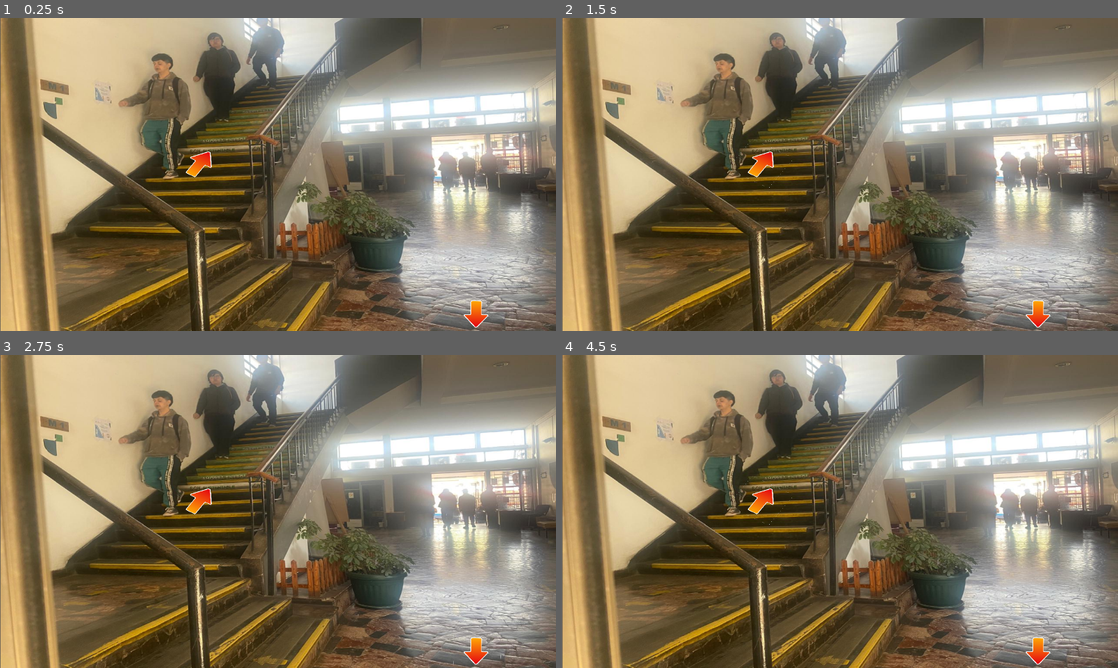
Above: before the commit, frames 1-4 (two rows, left to right).
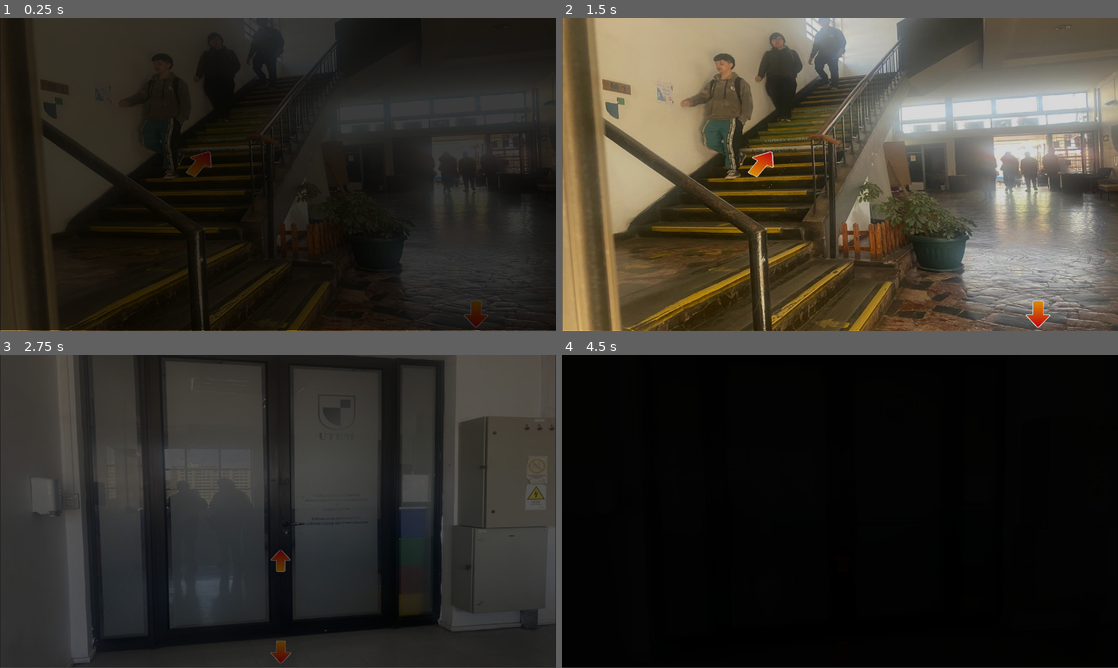
Above: after the commit, the same moments.

Repository: NetworkADN/GBA
Game: Godot game, scene res://Scenes/Entradas/Escaleras_Lab.tscn
Same seed, same stepped clock (60 frames per second), same inputs: the game is played once before the commit and once after it. This scene is started directly instead of the project's main scene.
Inputs (mouse positions are in pixels of both pictures, inside the frame that each line leads up to):
- Up to frame 1 (0.25 s): no input
- Up to frame 2 (1.5 s): click (762, 161) at 0.52 s; click (762, 161) at 1.27 s
- Up to frame 3 (2.75 s): click (478, 649) at 2.02 s
- Up to frame 4 (4.5 s): click (840, 561) at 2.77 s; click (845, 652) at 3.52 s; click (762, 498) at 4.27 s

The runs differ from the first frame. In frame 1, 100% of the frame differs, in the area x 0-100%, y 0-100%; in frame 2, 35%; in frame 3, 92%; in frame 4, 100%.

Commit message:
add transitions

Diff:
--- a/GDTrabajo de titulo/Scenes/Entradas/Escaleras_Lab.tscn
+++ b/GDTrabajo de titulo/Scenes/Entradas/Escaleras_Lab.tscn
@@ -1,11 +1,99 @@
-[gd_scene load_steps=4 format=3 uid="uid://x1wc15hwtbgj"]
+[gd_scene load_steps=8 format=3 uid="uid://x1wc15hwtbgj"]
 
-[ext_resource type="Script" path="res://Scripts/entrada.gd" id="1_j3wp6"]
+[ext_resource type="Script" path="res://Scenes/Entradas/escaleras_lab.gd" id="1_32geu"]
 [ext_resource type="Texture2D" uid="uid://dmuw3a1w4sccl" path="res://background/Escaleras Labs.jpg" id="2_vwid5"]
 [ext_resource type="Texture2D" uid="uid://due0ycww4ijgt" path="res://assets/arrow_up.png" id="3_g6rt3"]
 
+[sub_resource type="Animation" id="Animation_1tse1"]
+resource_name = "fade_out"
+tracks/0/type = "value"
+tracks/0/imported = false
+tracks/0/enabled = true
+tracks/0/path = NodePath("Transition/ColorRect:self_modulate")
+tracks/0/interp = 1
+tracks/0/loop_wrap = true
+tracks/0/keys = {
+"times": PackedFloat32Array(0, 0.9),
+"transitions": PackedFloat32Array(1, 1),
+"update": 0,
+"values": [Color(1, 1, 1, 0), Color(1, 1, 1, 1)]
+}
+tracks/1/type = "value"
+tracks/1/imported = false
+tracks/1/enabled = true
+tracks/1/path = NodePath("Transition/ColorRect:visible")
+tracks/1/interp = 1
+tracks/1/loop_wrap = true
+tracks/1/keys = {
+"times": PackedFloat32Array(0),
+"transitions": PackedFloat32Array(1),
+"update": 1,
+"values": [true]
+}
+
+[sub_resource type="Animation" id="Animation_i0amt"]
+length = 0.001
+tracks/0/type = "value"
+tracks/0/imported = false
+tracks/0/enabled = true
+tracks/0/path = NodePath("Transition/ColorRect:self_modulate")
+tracks/0/interp = 1
+tracks/0/loop_wrap = true
+tracks/0/keys = {
+"times": PackedFloat32Array(0),
+"transitions": PackedFloat32Array(1),
+"update": 0,
+"values": [Color(1, 1, 1, 1)]
+}
+tracks/1/type = "value"
+tracks/1/imported = false
+tracks/1/enabled = true
+tracks/1/path = NodePath("Transition/ColorRect:visible")
+tracks/1/interp = 1
+tracks/1/loop_wrap = true
+tracks/1/keys = {
+"times": PackedFloat32Array(0),
+"transitions": PackedFloat32Array(1),
+"update": 1,
+"values": [true]
+}
+
+[sub_resource type="Animation" id="Animation_l0obv"]
+resource_name = "fade_in"
+tracks/0/type = "value"
+tracks/0/imported = false
+tracks/0/enabled = true
+tracks/0/path = NodePath("Transition/ColorRect:self_modulate")
+tracks/0/interp = 1
+tracks/0/loop_wrap = true
+tracks/0/keys = {
+"times": PackedFloat32Array(0, 1),
+"transitions": PackedFloat32Array(1, 1),
+"update": 0,
+"values": [Color(1, 1, 1, 1), Color(1, 1, 1, 0)]
+}
+tracks/1/type = "value"
+tracks/1/imported = false
+tracks/1/enabled = true
+tracks/1/path = NodePath("Transition/ColorRect:visible")
+tracks/1/interp = 1
+tracks/1/loop_wrap = true
+tracks/1/keys = {
+"times": PackedFloat32Array(1),
+"transitions": PackedFloat32Array(1),
+"update": 1,
+"values": [false]
+}
+
+[sub_resource type="AnimationLibrary" id="AnimationLibrary_bty0q"]
+_data = {
+"RESET": SubResource("Animation_i0amt"),
+"fade_in": SubResource("Animation_l0obv"),
+"fade_out": SubResource("Animation_1tse1")
+}
+
 [node name="Node2D" type="Node2D"]
-script = ExtResource("1_j3wp6")
+script = ExtResource("1_32geu")
 
 [node name="ParallaxBackground" type="ParallaxBackground" parent="."]
 
@@ -16,7 +104,7 @@
 scale = Vector2(0.999219, 0.751042)
 texture = ExtResource("2_vwid5")
 
-[node name="Sprite2D" type="Button" parent="ParallaxBackground/ParallaxLayer/Escaleras_Lab"]
+[node name="Button" type="Button" parent="ParallaxBackground/ParallaxLayer/Escaleras_Lab"]
 offset_left = -201.658
 offset_top = -108.516
 offset_right = 1342.34
@@ -26,7 +114,7 @@
 icon = ExtResource("3_g6rt3")
 flat = true
 
-[node name="Sprite2D2" type="Button" parent="ParallaxBackground/ParallaxLayer/Escaleras_Lab"]
+[node name="Button2" type="Button" parent="ParallaxBackground/ParallaxLayer/Escaleras_Lab"]
 anchors_preset = -1
 anchor_left = -5.07
 anchor_top = -0.633
@@ -43,4 +131,16 @@
 icon_alignment = 1
 expand_icon = true
 
-[connection signal="pressed" from="ParallaxBackground/ParallaxLayer/Escaleras_Lab/Sprite2D" to="." method="_on_sprite_2d_pressed"]
+[node name="Transition" type="AnimationPlayer" parent="ParallaxBackground/ParallaxLayer/Escaleras_Lab"]
+libraries = {
+"": SubResource("AnimationLibrary_bty0q")
+}
+
+[node name="ColorRect" type="ColorRect" parent="ParallaxBackground/ParallaxLayer/Escaleras_Lab/Transition"]
+offset_right = 1282.0
+offset_bottom = 719.0
+color = Color(0, 0, 0, 1)
+
+[connection signal="pressed" from="ParallaxBackground/ParallaxLayer/Escaleras_Lab/Button" to="." method="_on_button_pressed"]
+[connection signal="pressed" from="ParallaxBackground/ParallaxLayer/Escaleras_Lab/Button2" to="." method="_on_button_2_pressed"]
+[connection signal="animation_finished" from="ParallaxBackground/ParallaxLayer/Escaleras_Lab/Transition" to="." method="_on_transition_animation_finished"]
--- /dev/null
+++ b/GDTrabajo de titulo/Scenes/Entradas/entrada.gd
@@ -0,0 +1,23 @@
+extends Node2D
+
+@onready var transition = $ParallaxBackground/ParallaxLayer/Entrada/Transition
+
+var next_scene = ""
+
+# Called when the node enters the scene tree for the first time.
+func _ready() -> void:
+	transition.play("fade_in")
+
+# Función para el primer botón
+func _on_button_pressed() -> void:
+	next_scene = "res://Scenes/Patios/Patio_1.tscn"
+	transition.play("fade_out")
+
+# Función para el segundo botón
+func _on_button_2_pressed() -> void:
+	next_scene = "res://Scenes/Entradas/Escaleras_Lab.tscn"
+	transition.play("fade_out")
+
+# Función para el cambio de escena
+func _on_transition_animation_finished(anim_name: StringName) -> void:
+	get_tree().change_scene_to_file(next_scene)
--- a/GDTrabajo de titulo/Scenes/Entradas/entrada.tscn
+++ b/GDTrabajo de titulo/Scenes/Entradas/entrada.tscn
@@ -1,11 +1,99 @@
-[gd_scene load_steps=4 format=3 uid="uid://bgr732mvotfq"]
+[gd_scene load_steps=8 format=3 uid="uid://bgr732mvotfq"]
 
-[ext_resource type="Script" path="res://Scripts/entrada.gd" id="1_8drgp"]
+[ext_resource type="Script" path="res://Scenes/Entradas/entrada.gd" id="1_8dx7u"]
 [ext_resource type="Texture2D" uid="uid://dptyiv2g3saqb" path="res://background/Entrada.jpg" id="2_ji11c"]
 [ext_resource type="Texture2D" uid="uid://due0ycww4ijgt" path="res://assets/arrow_up.png" id="3_abdj4"]
 
+[sub_resource type="Animation" id="Animation_1tse1"]
+resource_name = "fade_out"
+tracks/0/type = "value"
+tracks/0/imported = false
+tracks/0/enabled = true
+tracks/0/path = NodePath("Transition/ColorRect:self_modulate")
+tracks/0/interp = 1
+tracks/0/loop_wrap = true
+tracks/0/keys = {
+"times": PackedFloat32Array(0, 0.9),
+"transitions": PackedFloat32Array(1, 1),
+"update": 0,
+"values": [Color(1, 1, 1, 0), Color(1, 1, 1, 1)]
+}
+tracks/1/type = "value"
+tracks/1/imported = false
+tracks/1/enabled = true
+tracks/1/path = NodePath("Transition/ColorRect:visible")
+tracks/1/interp = 1
+tracks/1/loop_wrap = true
+tracks/1/keys = {
+"times": PackedFloat32Array(0),
+"transitions": PackedFloat32Array(1),
+"update": 1,
+"values": [true]
+}
+
+[sub_resource type="Animation" id="Animation_i0amt"]
+length = 0.001
+tracks/0/type = "value"
+tracks/0/imported = false
+tracks/0/enabled = true
+tracks/0/path = NodePath("Transition/ColorRect:self_modulate")
+tracks/0/interp = 1
+tracks/0/loop_wrap = true
+tracks/0/keys = {
+"times": PackedFloat32Array(0),
+"transitions": PackedFloat32Array(1),
+"update": 0,
+"values": [Color(1, 1, 1, 1)]
+}
+tracks/1/type = "value"
+tracks/1/imported = false
+tracks/1/enabled = true
+tracks/1/path = NodePath("Transition/ColorRect:visible")
+tracks/1/interp = 1
+tracks/1/loop_wrap = true
+tracks/1/keys = {
+"times": PackedFloat32Array(0),
+"transitions": PackedFloat32Array(1),
+"update": 1,
+"values": [true]
+}
+
+[sub_resource type="Animation" id="Animation_l0obv"]
+resource_name = "fade_in"
+tracks/0/type = "value"
+tracks/0/imported = false
+tracks/0/enabled = true
+tracks/0/path = NodePath("Transition/ColorRect:self_modulate")
+tracks/0/interp = 1
+tracks/0/loop_wrap = true
+tracks/0/keys = {
+"times": PackedFloat32Array(0, 1),
+"transitions": PackedFloat32Array(1, 1),
+"update": 0,
+"values": [Color(1, 1, 1, 1), Color(1, 1, 1, 0)]
+}
+tracks/1/type = "value"
+tracks/1/imported = false
+tracks/1/enabled = true
+tracks/1/path = NodePath("Transition/ColorRect:visible")
+tracks/1/interp = 1
+tracks/1/loop_wrap = true
+tracks/1/keys = {
+"times": PackedFloat32Array(1),
+"transitions": PackedFloat32Array(1),
+"update": 1,
+"values": [false]
+}
+
+[sub_resource type="AnimationLibrary" id="AnimationLibrary_bty0q"]
+_data = {
+"RESET": SubResource("Animation_i0amt"),
+"fade_in": SubResource("Animation_l0obv"),
+"fade_out": SubResource("Animation_1tse1")
+}
+
 [node name="Node2D" type="Node2D"]
-script = ExtResource("1_8drgp")
+script = ExtResource("1_8dx7u")
 
 [node name="ParallaxBackground" type="ParallaxBackground" parent="."]
 
@@ -16,7 +104,7 @@
 scale = Vector2(0.999219, 0.751042)
 texture = ExtResource("2_ji11c")
 
-[node name="Sprite2D" type="Button" parent="ParallaxBackground/ParallaxLayer/Entrada"]
+[node name="Button" type="Button" parent="ParallaxBackground/ParallaxLayer/Entrada"]
 offset_left = -34.5269
 offset_top = 60.5825
 offset_right = 1363.47
@@ -27,17 +115,28 @@
 icon_alignment = 1
 expand_icon = true
 
-[node name="Sprite2D2" type="Button" parent="ParallaxBackground/ParallaxLayer/Entrada"]
-offset_left = 168.632
-offset_top = -52.5936
-offset_right = 1303.63
-offset_bottom = 1061.41
-rotation = 1.56664
+[node name="Button2" type="Button" parent="ParallaxBackground/ParallaxLayer/Entrada"]
+offset_left = 161.626
+offset_top = -68.5714
+offset_right = 1559.62
+offset_bottom = 1088.43
+rotation = 1.56947
 scale = Vector2(0.0722657, 0.069987)
 icon = ExtResource("3_abdj4")
 flat = true
 icon_alignment = 1
 expand_icon = true
 
-[connection signal="pressed" from="ParallaxBackground/ParallaxLayer/Entrada/Sprite2D" to="." method="_on_sprite_2d_pressed"]
-[connection signal="pressed" from="ParallaxBackground/ParallaxLayer/Entrada/Sprite2D2" to="." method="_on_sprite_2d_pressed"]
+[node name="Transition" type="AnimationPlayer" parent="ParallaxBackground/ParallaxLayer/Entrada"]
+libraries = {
+"": SubResource("AnimationLibrary_bty0q")
+}
+
+[node name="ColorRect" type="ColorRect" parent="ParallaxBackground/ParallaxLayer/Entrada/Transition"]
+offset_right = 1282.0
+offset_bottom = 719.0
+color = Color(0, 0, 0, 1)
+
+[connection signal="pressed" from="ParallaxBackground/ParallaxLayer/Entrada/Button" to="." method="_on_button_pressed"]
+[connection signal="pressed" from="ParallaxBackground/ParallaxLayer/Entrada/Button2" to="." method="_on_button_2_pressed"]
+[connection signal="animation_finished" from="ParallaxBackground/ParallaxLayer/Entrada/Transition" to="." method="_on_transition_animation_finished"]
--- /dev/null
+++ b/GDTrabajo de titulo/Scenes/Entradas/escaleras_lab.gd
@@ -0,0 +1,20 @@
+extends Node2D
+
+@onready var transition = $ParallaxBackground/ParallaxLayer/Escaleras_Lab/Transition
+
+var next_scene = ""
+
+# Called when the node enters the scene tree for the first time.
+func _ready() -> void:
+	transition.play("fade_in")
+
+func _on_button_pressed() -> void:
+	next_scene = "res://Scenes/Labs/Entrada_Labs.tscn"
+	transition.play("fade_out")
+
+func _on_button_2_pressed() -> void:
+	next_scene = "res://Scenes/Entradas/entrada.tscn"
+	transition.play("fade_out")
+
+func _on_transition_animation_finished(anim_name: StringName) -> void:
+	get_tree().change_scene_to_file(next_scene)
--- a/GDTrabajo de titulo/Scenes/Labs/Entrada_Labs.tscn
+++ b/GDTrabajo de titulo/Scenes/Labs/Entrada_Labs.tscn
@@ -1,11 +1,99 @@
-[gd_scene load_steps=4 format=3 uid="uid://diohvyvhnc2pe"]
+[gd_scene load_steps=8 format=3 uid="uid://diohvyvhnc2pe"]
 
-[ext_resource type="Script" path="res://Scripts/entrada.gd" id="1_3b2cp"]
+[ext_resource type="Script" path="res://Scenes/Labs/entrada_labs.gd" id="1_lhcjl"]
 [ext_resource type="Texture2D" uid="uid://cpi4uysv5wxrp" path="res://background/Entrada Labs.jpg" id="2_nctl5"]
 [ext_resource type="Texture2D" uid="uid://due0ycww4ijgt" path="res://assets/arrow_up.png" id="3_ad4cl"]
 
+[sub_resource type="Animation" id="Animation_1tse1"]
+resource_name = "fade_out"
+tracks/0/type = "value"
+tracks/0/imported = false
+tracks/0/enabled = true
+tracks/0/path = NodePath("Transition/ColorRect:self_modulate")
+tracks/0/interp = 1
+tracks/0/loop_wrap = true
+tracks/0/keys = {
+"times": PackedFloat32Array(0, 0.9),
+"transitions": PackedFloat32Array(1, 1),
+"update": 0,
+"values": [Color(1, 1, 1, 0), Color(1, 1, 1, 1)]
+}
+tracks/1/type = "value"
+tracks/1/imported = false
+tracks/1/enabled = true
+tracks/1/path = NodePath("Transition/ColorRect:visible")
+tracks/1/interp = 1
+tracks/1/loop_wrap = true
+tracks/1/keys = {
+"times": PackedFloat32Array(0),
+"transitions": PackedFloat32Array(1),
+"update": 1,
+"values": [true]
+}
+
+[sub_resource type="Animation" id="Animation_i0amt"]
+length = 0.001
+tracks/0/type = "value"
+tracks/0/imported = false
+tracks/0/enabled = true
+tracks/0/path = NodePath("Transition/ColorRect:self_modulate")
+tracks/0/interp = 1
+tracks/0/loop_wrap = true
+tracks/0/keys = {
+"times": PackedFloat32Array(0),
+"transitions": PackedFloat32Array(1),
+"update": 0,
+"values": [Color(1, 1, 1, 1)]
+}
+tracks/1/type = "value"
+tracks/1/imported = false
+tracks/1/enabled = true
+tracks/1/path = NodePath("Transition/ColorRect:visible")
+tracks/1/interp = 1
+tracks/1/loop_wrap = true
+tracks/1/keys = {
+"times": PackedFloat32Array(0),
+"transitions": PackedFloat32Array(1),
+"update": 1,
+"values": [true]
+}
+
+[sub_resource type="Animation" id="Animation_l0obv"]
+resource_name = "fade_in"
+tracks/0/type = "value"
+tracks/0/imported = false
+tracks/0/enabled = true
+tracks/0/path = NodePath("Transition/ColorRect:self_modulate")
+tracks/0/interp = 1
+tracks/0/loop_wrap = true
+tracks/0/keys = {
+"times": PackedFloat32Array(0, 1),
+"transitions": PackedFloat32Array(1, 1),
+"update": 0,
+"values": [Color(1, 1, 1, 1), Color(1, 1, 1, 0)]
+}
+tracks/1/type = "value"
+tracks/1/imported = false
+tracks/1/enabled = true
+tracks/1/path = NodePath("Transition/ColorRect:visible")
+tracks/1/interp = 1
+tracks/1/loop_wrap = true
+tracks/1/keys = {
+"times": PackedFloat32Array(1),
+"transitions": PackedFloat32Array(1),
+"update": 1,
+"values": [false]
+}
+
+[sub_resource type="AnimationLibrary" id="AnimationLibrary_bty0q"]
+_data = {
+"RESET": SubResource("Animation_i0amt"),
+"fade_in": SubResource("Animation_l0obv"),
+"fade_out": SubResource("Animation_1tse1")
+}
+
 [node name="Node2D" type="Node2D"]
-script = ExtResource("1_3b2cp")
+script = ExtResource("1_lhcjl")
 
 [node name="ParallaxBackground" type="ParallaxBackground" parent="."]
 
@@ -16,7 +104,7 @@
 scale = Vector2(0.998438, 0.75)
 texture = ExtResource("2_nctl5")
 
-[node name="Sprite2D" type="Button" parent="ParallaxBackground/ParallaxLayer/Entrada_Labs"]
+[node name="Button" type="Button" parent="ParallaxBackground/ParallaxLayer/Entrada_Labs"]
 offset_left = -40.0626
 offset_top = 106.667
 offset_right = 1185.94
@@ -27,7 +115,7 @@
 icon_alignment = 1
 expand_icon = true
 
-[node name="Sprite2D2" type="Button" parent="ParallaxBackground/ParallaxLayer/Entrada_Labs"]
+[node name="Button2" type="Button" parent="ParallaxBackground/ParallaxLayer/Entrada_Labs"]
 offset_left = 53.71
 offset_top = 478.659
 offset_right = 1316.71
@@ -38,4 +126,16 @@
 flat = true
 expand_icon = true
 
-[connection signal="pressed" from="ParallaxBackground/ParallaxLayer/Entrada_Labs/Sprite2D" to="." method="_on_sprite_2d_pressed"]
+[node name="Transition" type="AnimationPlayer" parent="ParallaxBackground/ParallaxLayer/Entrada_Labs"]
+libraries = {
+"": SubResource("AnimationLibrary_bty0q")
+}
+
+[node name="ColorRect" type="ColorRect" parent="ParallaxBackground/ParallaxLayer/Entrada_Labs/Transition"]
+offset_right = 1282.0
+offset_bottom = 719.0
+color = Color(0, 0, 0, 1)
+
+[connection signal="pressed" from="ParallaxBackground/ParallaxLayer/Entrada_Labs/Button" to="." method="_on_button_pressed"]
+[connection signal="pressed" from="ParallaxBackground/ParallaxLayer/Entrada_Labs/Button2" to="." method="_on_button_2_pressed"]
+[connection signal="animation_finished" from="ParallaxBackground/ParallaxLayer/Entrada_Labs/Transition" to="." method="_on_transition_animation_finished"]
--- /dev/null
+++ b/GDTrabajo de titulo/Scenes/Labs/entrada_labs.gd
@@ -0,0 +1,20 @@
+extends Node2D
+
+@onready var transition = $ParallaxBackground/ParallaxLayer/Entrada_Labs/Transition
+
+var next_scene = ""
+
+# Called when the node enters the scene tree for the first time.
+func _ready() -> void:
+	transition.play("fade_in")
+
+func _on_button_pressed() -> void:
+	next_scene = "res://Scenes/Labs/Pasillo_Labs.tscn"
+	transition.play("fade_out")
+
+func _on_button_2_pressed() -> void:
+	next_scene = "res://Scenes/Entradas/Escaleras_Lab.tscn"
+	transition.play("fade_out")
+
+func _on_transition_animation_finished(anim_name: StringName) -> void:
+	get_tree().change_scene_to_file(next_scene)
--- a/GDTrabajo de titulo/Scenes/Patios/Patio_1.tscn
+++ b/GDTrabajo de titulo/Scenes/Patios/Patio_1.tscn
@@ -1,11 +1,99 @@
-[gd_scene load_steps=4 format=3 uid="uid://bf0ppqh382jg6"]
+[gd_scene load_steps=8 format=3 uid="uid://bf0ppqh382jg6"]
 
-[ext_resource type="Texture2D" uid="uid://bip8d8yl02aj8" path="res://background/Pasillo 1.jpg" id="1_1wq2t"]
-[ext_resource type="Script" path="res://Scripts/patio_1.gd" id="1_8blqk"]
+[ext_resource type="Script" path="res://Scenes/Patios/patio_1.gd" id="1_awe03"]
+[ext_resource type="Texture2D" uid="uid://64o6h46cwog2" path="res://background/Pasillo Casino.jpg" id="1_ynx14"]
 [ext_resource type="Texture2D" uid="uid://c61jlcmn1kuft" path="res://assets/arrow_down.png" id="3_7cuvy"]
 
+[sub_resource type="Animation" id="Animation_1tse1"]
+resource_name = "fade_out"
+tracks/0/type = "value"
+tracks/0/imported = false
+tracks/0/enabled = true
+tracks/0/path = NodePath("Transition/ColorRect:self_modulate")
+tracks/0/interp = 1
+tracks/0/loop_wrap = true
+tracks/0/keys = {
+"times": PackedFloat32Array(0, 0.9),
+"transitions": PackedFloat32Array(1, 1),
+"update": 0,
+"values": [Color(1, 1, 1, 0), Color(1, 1, 1, 1)]
+}
+tracks/1/type = "value"
+tracks/1/imported = false
+tracks/1/enabled = true
+tracks/1/path = NodePath("Transition/ColorRect:visible")
+tracks/1/interp = 1
+tracks/1/loop_wrap = true
+tracks/1/keys = {
+"times": PackedFloat32Array(0),
+"transitions": PackedFloat32Array(1),
+"update": 1,
+"values": [true]
+}
+
+[sub_resource type="Animation" id="Animation_i0amt"]
+length = 0.001
+tracks/0/type = "value"
+tracks/0/imported = false
+tracks/0/enabled = true
+tracks/0/path = NodePath("Transition/ColorRect:self_modulate")
+tracks/0/interp = 1
+tracks/0/loop_wrap = true
+tracks/0/keys = {
+"times": PackedFloat32Array(0),
+"transitions": PackedFloat32Array(1),
+"update": 0,
+"values": [Color(1, 1, 1, 1)]
+}
+tracks/1/type = "value"
+tracks/1/imported = false
+tracks/1/enabled = true
+tracks/1/path = NodePath("Transition/ColorRect:visible")
+tracks/1/interp = 1
+tracks/1/loop_wrap = true
+tracks/1/keys = {
+"times": PackedFloat32Array(0),
+"transitions": PackedFloat32Array(1),
+"update": 1,
+"values": [true]
+}
+
+[sub_resource type="Animation" id="Animation_l0obv"]
+resource_name = "fade_in"
+tracks/0/type = "value"
+tracks/0/imported = false
+tracks/0/enabled = true
+tracks/0/path = NodePath("Transition/ColorRect:self_modulate")
+tracks/0/interp = 1
+tracks/0/loop_wrap = true
+tracks/0/keys = {
+"times": PackedFloat32Array(0, 1),
+"transitions": PackedFloat32Array(1, 1),
+"update": 0,
+"values": [Color(1, 1, 1, 1), Color(1, 1, 1, 0)]
+}
+tracks/1/type = "value"
+tracks/1/imported = false
+tracks/1/enabled = true
+tracks/1/path = NodePath("Transition/ColorRect:visible")
+tracks/1/interp = 1
+tracks/1/loop_wrap = true
+tracks/1/keys = {
+"times": PackedFloat32Array(1),
+"transitions": PackedFloat32Array(1),
+"update": 1,
+"values": [false]
+}
+
+[sub_resource type="AnimationLibrary" id="AnimationLibrary_bty0q"]
+_data = {
+"RESET": SubResource("Animation_i0amt"),
+"fade_in": SubResource("Animation_l0obv"),
+"fade_out": SubResource("Animation_1tse1")
+}
+
 [node name="Node2D" type="Node2D"]
-script = ExtResource("1_8blqk")
+script = ExtResource("1_awe03")
 
 [node name="ParallaxBackground" type="ParallaxBackground" parent="."]
 
@@ -15,7 +103,7 @@
 [node name="Patio_1" type="Sprite2D" parent="ParallaxBackground/ParallaxLayer"]
 position = Vector2(647, 366)
 scale = Vector2(1, 0.75)
-texture = ExtResource("1_1wq2t")
+texture = ExtResource("1_ynx14")
 
 [node name="Button" type="Button" parent="ParallaxBackground/ParallaxLayer/Patio_1"]
 offset_left = -26.0
@@ -28,4 +116,54 @@
 icon_alignment = 1
 expand_icon = true
 
+[node name="Button2" type="Button" parent="ParallaxBackground/ParallaxLayer/Patio_1"]
+offset_left = 69.9785
+offset_top = 126.673
+offset_right = 1662.98
+offset_bottom = 1597.67
+rotation = -3.14426
+scale = Vector2(0.061849, 0.0724826)
+icon = ExtResource("3_7cuvy")
+flat = true
+icon_alignment = 1
+expand_icon = true
+
+[node name="Button3" type="Button" parent="ParallaxBackground/ParallaxLayer/Patio_1"]
+offset_left = -534.0
+offset_top = -16.0
+offset_right = 1059.0
+offset_bottom = 1455.0
+rotation = 1.5768
+scale = Vector2(0.061849, 0.0724826)
+icon = ExtResource("3_7cuvy")
+flat = true
+icon_alignment = 1
+expand_icon = true
+
+[node name="Button4" type="Button" parent="ParallaxBackground/ParallaxLayer/Patio_1"]
+offset_left = 161.265
+offset_top = 75.6484
+offset_right = 1754.26
+offset_bottom = 1546.65
+rotation = -1.55766
+scale = Vector2(0.061849, 0.0724826)
+icon = ExtResource("3_7cuvy")
+flat = true
+icon_alignment = 1
+expand_icon = true
+
+[node name="Transition" type="AnimationPlayer" parent="ParallaxBackground/ParallaxLayer/Patio_1"]
+libraries = {
+"": SubResource("AnimationLibrary_bty0q")
+}
+
+[node name="ColorRect" type="ColorRect" parent="ParallaxBackground/ParallaxLayer/Patio_1/Transition"]
+offset_right = 1282.0
+offset_bottom = 719.0
+color = Color(0, 0, 0, 1)
+
 [connection signal="pressed" from="ParallaxBackground/ParallaxLayer/Patio_1/Button" to="." method="_on_button_pressed"]
+[connection signal="pressed" from="ParallaxBackground/ParallaxLayer/Patio_1/Button2" to="." method="_on_button_2_pressed"]
+[connection signal="pressed" from="ParallaxBackground/ParallaxLayer/Patio_1/Button3" to="." method="_on_button_3_pressed"]
+[connection signal="pressed" from="ParallaxBackground/ParallaxLayer/Patio_1/Button4" to="." method="_on_button_4_pressed"]
+[connection signal="animation_finished" from="ParallaxBackground/ParallaxLayer/Patio_1/Transition" to="." method="_on_transition_animation_finished"]
--- /dev/null
+++ b/GDTrabajo de titulo/Scenes/Patios/patio_1.gd
@@ -0,0 +1,33 @@
+extends Node2D
+
+@onready var transition = $ParallaxBackground/ParallaxLayer/Patio_1/Transition
+
+var next_scene = ""
+
+# Called when the node enters the scene tree for the first time.
+func _ready() -> void:
+	transition.play("fade_in")
+
+# Función para el primer botón
+func _on_button_pressed() -> void:
+	next_scene = "res://Scenes/Entradas/entrada.tscn"
+	transition.play("fade_out")
+
+# Función para el segundo botón
+func _on_button_2_pressed() -> void:
+	next_scene = "res://Scenes/M3/Pasillo_m3.tscn"
+	transition.play("fade_out")
+
+# Función para el tercer botón
+func _on_button_3_pressed() -> void:
+	next_scene = "res://Scenes/Patios/Patio_casino.tscn"
+	transition.play("fade_out")
+
+# Función para el cuarto botón
+func _on_button_4_pressed() -> void:
+	next_scene = "res://Scenes/Extras/Diario_mural.tscn"
+	transition.play("fade_out")
+
+# Función para el cambio de escena
+func _on_transition_animation_finished(anim_name: StringName) -> void:
+	get_tree().change_scene_to_file(next_scene)
--- a/GDTrabajo de titulo/Scripts/entrada.gd
+++ /dev/null
@@ -1,14 +0,0 @@
-extends Node2D
-
-
-# Called when the node enters the scene tree for the first time.
-func _ready() -> void:
-	pass # Replace with function body.
-
-
-# Called every frame. 'delta' is the elapsed time since the previous frame.
-func _process(delta: float) -> void:
-	pass
-
-func _on_sprite_2d_pressed() -> void:
-	get_tree().change_scene_to_file("res://Patio_1.tscn")
--- a/GDTrabajo de titulo/Scripts/patio_1.gd
+++ /dev/null
@@ -1,14 +0,0 @@
-extends Node2D
-
-
-# Called when the node enters the scene tree for the first time.
-func _ready() -> void:
-	pass # Replace with function body.
-
-
-# Called every frame. 'delta' is the elapsed time since the previous frame.
-func _process(delta: float) -> void:
-	pass
-
-func _on_button_pressed() -> void:
-	get_tree().change_scene_to_file("res://entrada.tscn")
--- a/GDTrabajo de titulo/project.godot
+++ b/GDTrabajo de titulo/project.godot
@@ -12,7 +12,7 @@
 
 config/name="Trabajo de Titulo"
 run/main_scene="res://Scenes/Menus/Menu.tscn"
-config/features=PackedStringArray("4.2", "Forward Plus")
+config/features=PackedStringArray("4.3", "Forward Plus")
 config/icon="res://icon.svg"
 
 [display]
